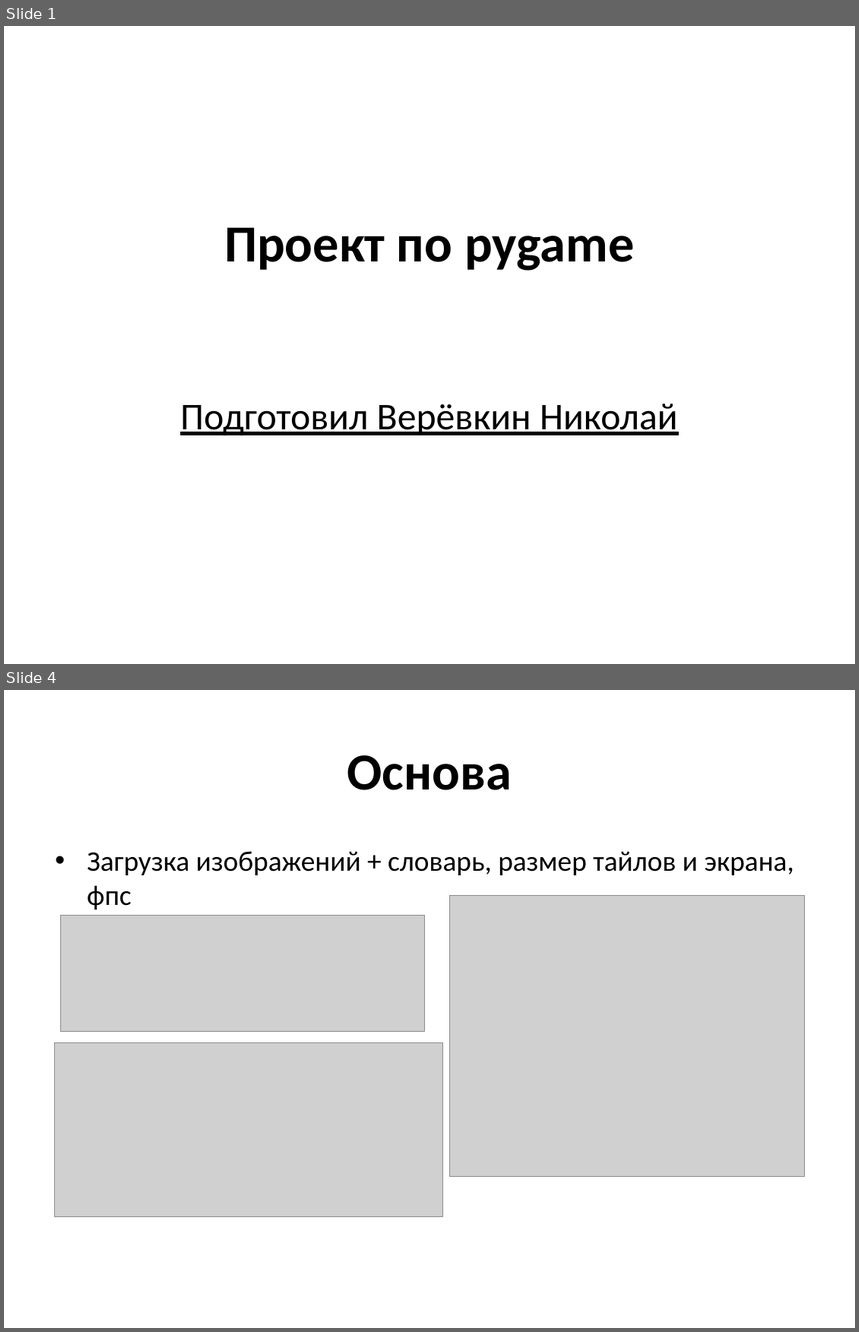
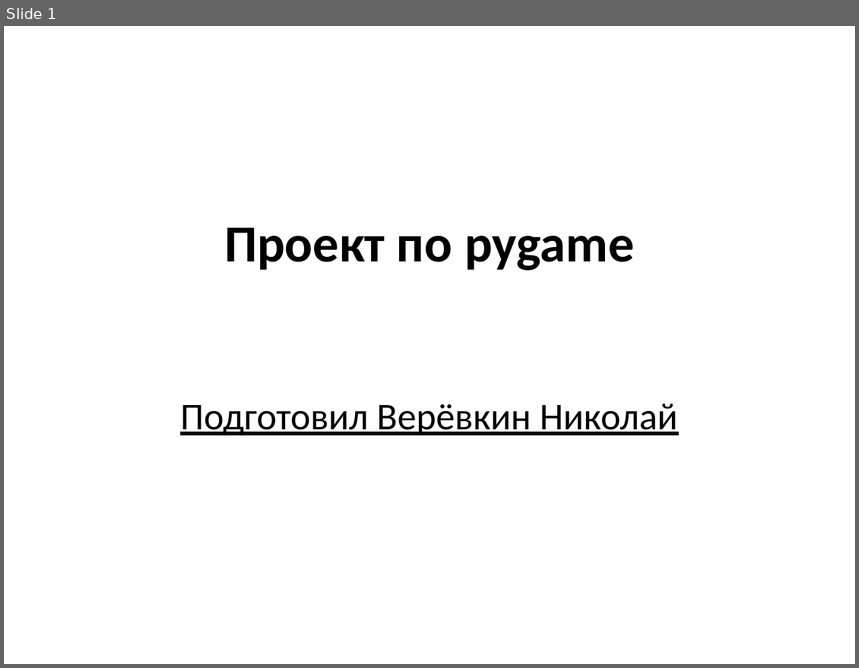
Before and after one commit to Poolwerx/game_pygame_proj, a slide deck: Проект по pygame.pptx. Shown one above the other, each under a label of ours: slides 1 and 4 before the commit, slide 1 after it; the slides between them are not shown. The pictures are 859x1332 and 859x668 pixels, drawn with LibreOffice and Linux fonts; fonts in the diff are those of the drawing; grey boxes stand for pictures; background and template pictures are left out. Boxes give left, top, right and bottom in pixels: in the first picture for what was removed or moved away, otherwise in the second. Text is boxed around its words. In the diff, an @@ line names an element or a change of style, - is before the commit and + after.

```diff
--- a/Проект по pygame.pptx
+++ b/Проект по pygame.pptx
@@ slide 4 removed at (x1=4, y1=690, x2=855, y2=1328), background picture (left out) @@
@@ title removed at (x1=348, y1=755, x2=512, y2=790) @@
-Основа
@@ text removed at (x1=87, y1=851, x2=794, y2=910) @@
-• Загрузка изображений + словарь, размер тайлов и экрана, фпс
@@ picture removed at (x1=61, y1=916, x2=424, y2=1031) @@
@@ picture removed at (x1=450, y1=895, x2=805, y2=1177) @@
@@ picture removed at (x1=54, y1=1043, x2=443, y2=1217) @@
```
Also in this commit, not shown: 1 slide changed, 6 slides added, 2 other slides removed, 28 other files.
